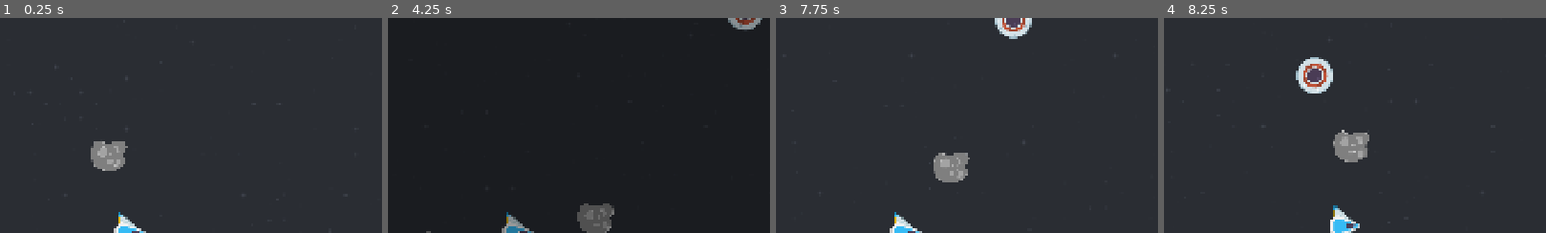
Above: before the commit, frames 1-4 (left to right).
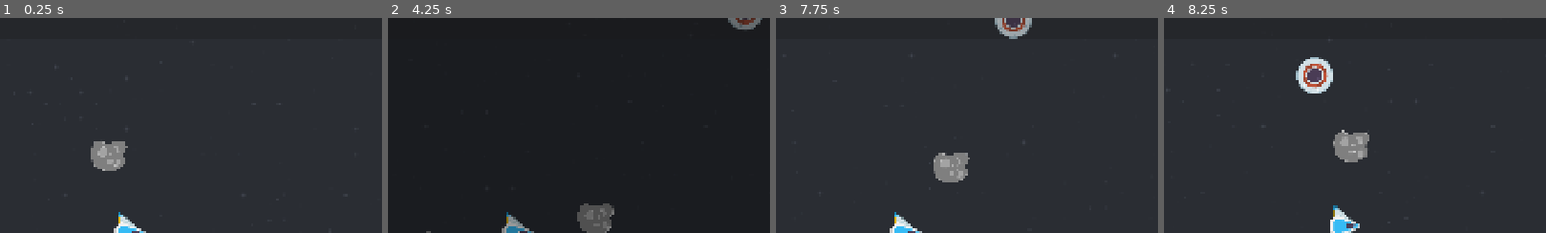
Above: after the commit, the same moments.

Repository: two-sticks-and-a-rock/space-arcade
Game: Godot game, scene res://scenes/main.tscn
The game is run twice, just before and just after one commit, with the same random seed, the same clock (stepped at 60 frames per second) and the same inputs.
Inputs (mouse positions are % of the whole screen's width and height, from its top left):
- Up to frame 1 (0.25 s): no input
- Up to frame 2 (4.25 s): move the mouse to (72, 45) at 0.52 s; press the mouse at (72, 45) at 0.53 s; move the mouse to (30, 55) at 1.27 s; release the mouse at (30, 55) at 1.28 s; click (30, 55) at 1.35 s; move the mouse to (60, 28) at 2.02 s; press the mouse at (60, 28) at 2.03 s; move the mouse to (45, 70) at 2.77 s; release the mouse at (45, 70) at 2.78 s; click (45, 70) at 2.85 s; move the mouse to (80, 65) at 3.52 s; press the mouse at (80, 65) at 3.53 s; tap Escape (pause) at 4.15 s
- Up to frame 3 (7.75 s): release the mouse at (80, 65) at 4.25 s; click "Restart" at 4.25 s; move the mouse to (20, 35) at 5.02 s; click (20, 35) at 5.1 s; move the mouse to (55, 50) at 5.77 s; press the mouse at (55, 50) at 5.78 s; move the mouse to (35, 25) at 6.52 s; release the mouse at (35, 25) at 6.53 s; click (35, 25) at 6.6 s; move the mouse to (72, 45) at 7.27 s; press the mouse at (72, 45) at 7.28 s
- Up to frame 4 (8.25 s): move the mouse to (30, 55) at 8.02 s; release the mouse at (30, 55) at 8.03 s; click (30, 55) at 8.1 s
The pictures show only the part of the screen within x 33-83%, y 0-50%; the shares and areas given below are measured in that part.

The runs differ from the first frame. In frame 2, 0.3% of the frame differs, in the area x 89-98%, y 0-6%; in frame 3, 0.6%, in the area x 57-67%, y 0-10%; in frame 4, less than 0.1%.

Commit message:
Add xp thresholds

Diff:
--- a/project.godot
+++ b/project.godot
@@ -18,7 +18,7 @@
 [autoload]
 
 Mover="*uid://dqp8wbinl3xpu"
-XpValueToFileMap="*uid://bolewgkbi86g5"
+Xp="*uid://cd7c8f8imxvwi"
 
 [display]
 
--- a/scenes/enemies/enemy.gd
+++ b/scenes/enemies/enemy.gd
@@ -2,8 +2,8 @@
 
 @onready var player = get_parent().get_node("%player") as StaticBody2D
 
-var xp_value = 1
-var xp_scene_path : Dictionary = XpValueToFileMap.xp_to_scene_file[1]
+var xp_value = Xp.GEAR_VALUE
+var xp_scene_path : Dictionary = Xp.xp_to_scene_file[xp_value]
 var xp_scene : PackedScene = null
 
 var speed = Vector2(randf_range(250.0, 300.0), 0.0)
--- a/scenes/main.tscn
+++ b/scenes/main.tscn
@@ -18,7 +18,7 @@
 enemy_scene = ExtResource("2_tbgi4")
 
 [node name="scrolling_background" parent="." unique_id=2059599330 instance=ExtResource("1_sugp2")]
-scroll_offset = Vector2(368, 382)
+scroll_offset = Vector2(-1047, -464)
 
 [node name="player" parent="." unique_id=2109895852 instance=ExtResource("3_jyhfs")]
 unique_name_in_owner = true
--- a/scenes/player/player.gd
+++ b/scenes/player/player.gd
@@ -5,13 +5,20 @@
 @export var orbiter_ring_scene : PackedScene
 
 @onready var hp_bar : ProgressBar = $hp
+@onready var xp_bar : ProgressBar = $XpCanvas/XpBar
 
 var max_hp: int = 500
 var curr_hp: int = max_hp
 
+var curr_xp: int = 0
+var xp_threshold : int = 100
+
 func _ready():
 	hp_bar.max_value = max_hp
 	hp_bar.value = max_hp
+
+	xp_bar.max_value = xp_threshold
+	xp_bar.value = 0
 
 	var orbiter_ring = orbiter_ring_scene.instantiate() as Node2D
 	add_child(orbiter_ring)
@@ -19,10 +26,26 @@
 func take_damage(dmg: int):
 	curr_hp -= dmg
 
+func handle_game_over():
+	get_tree().paused = true
+	emit_signal("game_over")
+
+func handle_level_up():
+	curr_xp -= max(xp_threshold, 0)
+	xp_threshold = xp_threshold * 2
+
+func gain_xp(xp: int):
+	curr_xp += xp
+	if (curr_xp >= xp_threshold):
+		handle_level_up.call_deferred()
+
 func _physics_process(_delta):
 	hp_bar.value = curr_hp
+
+	xp_bar.max_value = xp_threshold
+	xp_bar.value = curr_xp
+
 	if (curr_hp <= 0):
-		get_tree().paused = true
-		emit_signal("game_over")
+		handle_game_over()
 
 	constant_linear_velocity = Mover.get_movement()
--- a/scenes/player/player.tscn
+++ b/scenes/player/player.tscn
@@ -5,6 +5,7 @@
 [ext_resource type="PackedScene" uid="uid://dqil7iaf3mqvf" path="res://scenes/player/player_weapons/orbiter_ring.tscn" id="2_p47bc"]
 [ext_resource type="Script" uid="uid://cg3xb6odenjtk" path="res://scenes/player/slingshot.gd" id="3_gmlin"]
 [ext_resource type="PackedScene" uid="uid://dqg2sovwx03w3" path="res://scenes/player/player_cam.tscn" id="3_lvxji"]
+[ext_resource type="PackedScene" uid="uid://dto3jjxkpeho1" path="res://scenes/xp/xp_bar.tscn" id="6_75vfm"]
 
 [sub_resource type="SpriteFrames" id="SpriteFrames_kcn5b"]
 animations = [{
@@ -62,3 +63,12 @@
 step = 1.0
 value = 100.0
 show_percentage = false
+
+[node name="XpCanvas" type="CanvasLayer" parent="." unique_id=852667993]
+offset = Vector2(-960, -540)
+transform = Transform2D(1, 0, 0, 1, -960, -540)
+follow_viewport_enabled = true
+
+[node name="XpBar" parent="XpCanvas" unique_id=804379581 instance=ExtResource("6_75vfm")]
+max_value = 1920.0
+value = 1920.0
--- a/scenes/xp/XP_VALUE_TO_FILE_MAP.gd
+++ b/scenes/xp/XP.gd
@@ -1,6 +1,6 @@
 extends Node
 
-var GEAR_VALUE = 1
+var GEAR_VALUE = 50
 
 var xp_to_scene_file = {
 	GEAR_VALUE: {
--- /dev/null
+++ b/scenes/xp/xp_bar.gd
@@ -0,0 +1,7 @@
+extends ProgressBar
+
+# func _physics_process(delta):
+	# position = Vector2(Mover.get_movement().x * delta, Mover.get_movement().y * delta)
+func _physics_process(delta):
+	position -= Mover.get_movement()*delta
+	position = lerp(position, Vector2.ZERO, 0.1)
--- a/scenes/xp/xp_bar.tscn
+++ b/scenes/xp/xp_bar.tscn
@@ -1,8 +1,13 @@
 [gd_scene format=3 uid="uid://dto3jjxkpeho1"]
 
-[node name="XpBar" type="TextureProgressBar" unique_id=327592141]
+[ext_resource type="Script" uid="uid://bqktfsfr2ugju" path="res://scenes/xp/xp_bar.gd" id="1_raep5"]
+
+[node name="XpBar" type="ProgressBar" unique_id=804379581]
 anchors_preset = 10
 anchor_right = 1.0
-offset_bottom = 15.0
+offset_bottom = 52.0
 grow_horizontal = 2
+step = 1.0
 value = 100.0
+show_percentage = false
+script = ExtResource("1_raep5")
--- a/scenes/xp/xp_gear.gd
+++ b/scenes/xp/xp_gear.gd
@@ -6,6 +6,6 @@
 	position -= Mover.get_movement() * delta
 
 func _on_gear_entered(body: Node2D):
-	if (body.name == "player"):
-		# TODO: increase player XP
+	if (body.name == "player" && "gain_xp" in body):
+		body.gain_xp(Xp.GEAR_VALUE)
 		queue_free()
Not shown, added: scenes/xp/XP.gd.uid
Not shown, removed: scenes/xp/XP_VALUE_TO_FILE_MAP.gd.uid
Not shown, added: scenes/xp/xp_bar.gd.uid
